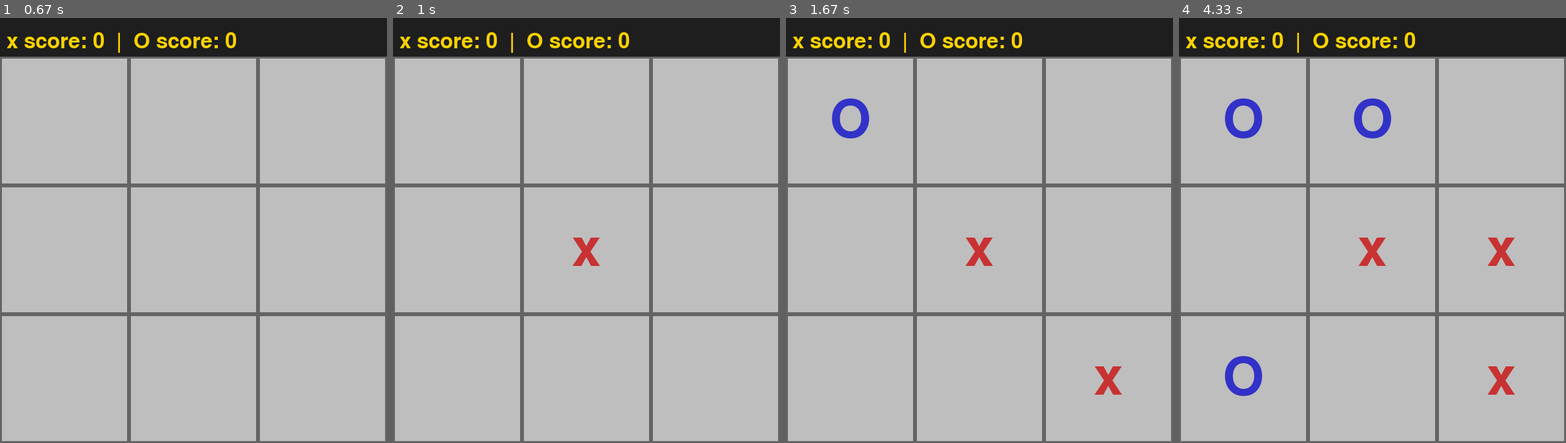
Above: before the commit, frames 1-4 (left to right).
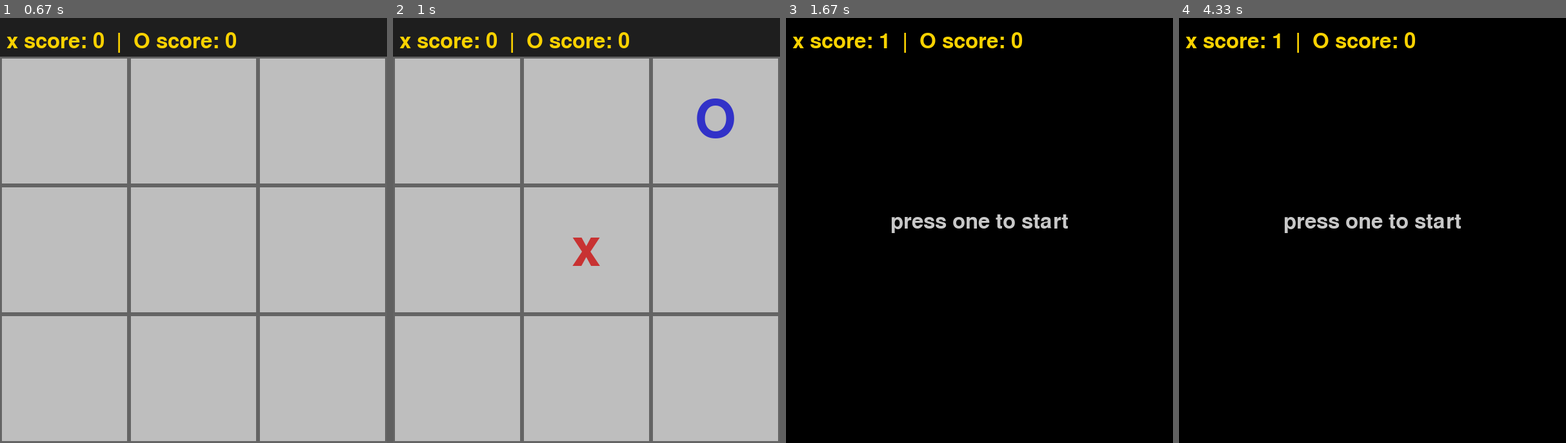
Above: after the commit, the same moments.

Repository: deethaprogrammer/pygame
Game: pygame game, started from pygame/Tic_tac_toe/tic_tac_to.py
The game is run twice, just before and just after one commit, with the same random seed, the same clock (stepped at 60 frames per second) and the same inputs.
Inputs (mouse positions are in pixels of both pictures, inside the frame that each line leads up to):
- Up to frame 1 (0.67 s): tap 1 at 0.33 s
- Up to frame 2 (1 s): click (586, 260) at 0.72 s
- Up to frame 3 (1.67 s): click (859, 166) at 1.05 s; click (1118, 379) at 1.38 s
- Up to frame 4 (4.33 s): tap 1 at 1.67 s; click (1376, 277) at 2.05 s; click (1519, 392) at 2.38 s; click (1310, 90) at 2.72 s; click (1492, 222) at 3.05 s; click (1244, 379) at 3.88 s

Frame 1 is identical in both runs. In frame 2, 0.5% of the frame differs, in the area x 78-89%, y 18-29%; in frame 3, 99%, in the area x 0-100%, y 0-100%; in frame 4, 99%.

Commit message:
basic ai for tic_tac_toe

Diff:
--- a/pygame/Tic_tac_toe/tic_tac_to.py
+++ b/pygame/Tic_tac_toe/tic_tac_to.py
@@ -1,5 +1,6 @@
 import pygame
 from classes import tic_tac
+import random
 
 pygame.init()
 width = 600
@@ -67,23 +68,28 @@
     for event in pygame.event.get():
         if event.type == pygame.QUIT:
             run = False
-        if event.type == pygame.MOUSEBUTTONDOWN:
-            pos = pygame.mouse.get_pos()
-            for box in boxes:
-                if box['rect'].collidepoint(pos) and box['symbol'] is None:
-                    box['symbol'] = current_player
-                    symbols.append(tic_tac(current_player, box['rect'].center))
+        if current_player == 'x':
+            if event.type == pygame.MOUSEBUTTONDOWN:
+                pos = pygame.mouse.get_pos()
+                for box in boxes:
+                    if box['rect'].collidepoint(pos) and box['symbol'] is None:
+                        box['symbol'] = current_player
+                        symbols.append(tic_tac(current_player, box['rect'].center))
 
-                    if win_chek(boxes, current_player):
-                        score[current_player] += 1
-                        for box in boxes:
-                            box['symbol'] = None
-                        symbols.clear()
-                        pygame.display.flip()
-                        start = True
+                        if win_chek(boxes, current_player):
+                            score[current_player] += 1
+                            for box in boxes:
+                                box['symbol'] = None
+                            symbols.clear()
+                            pygame.display.flip()
+                            start = True
+                        current_player = 'O'
+        elif current_player == 'O':
+            random_box = random.choice([box for box in boxes if box['symbol'] is None])
+            random_box['symbol'] = current_player
+            symbols.append(tic_tac(current_player, random_box['rect'].center))
+            current_player = 'x'
 
-
-                    current_player = 'O' if current_player == 'x' else 'x'
     if all(box['symbol'] is not None for box in boxes):
         for box in boxes:
             box['symbol'] = None
